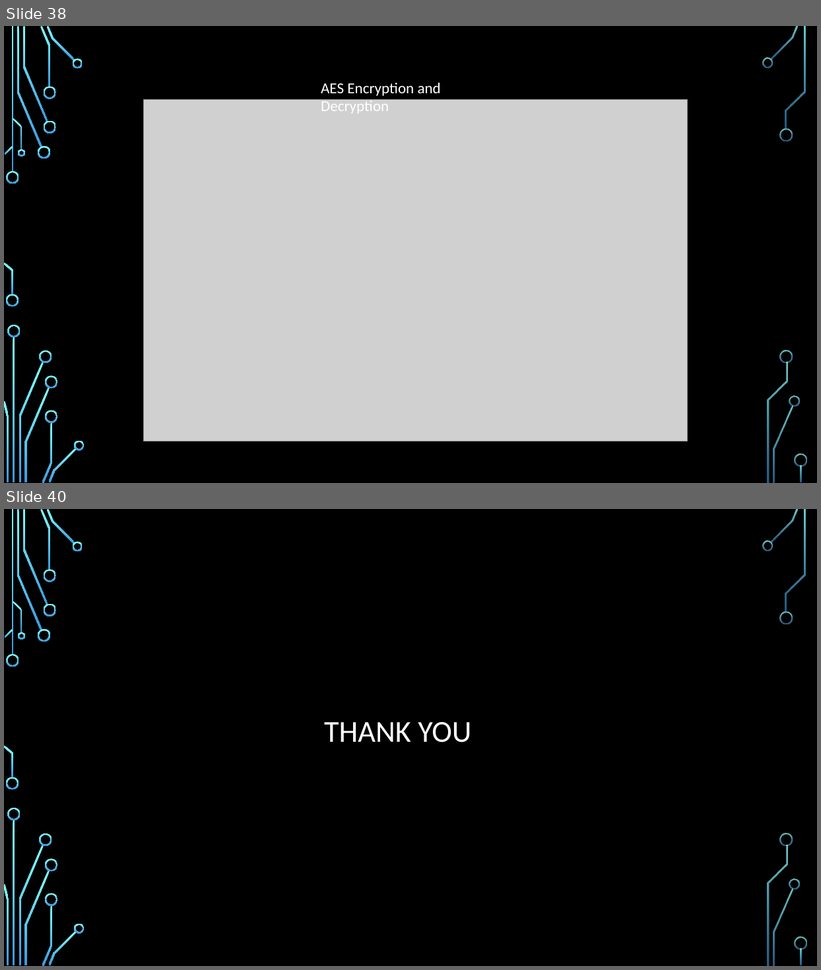
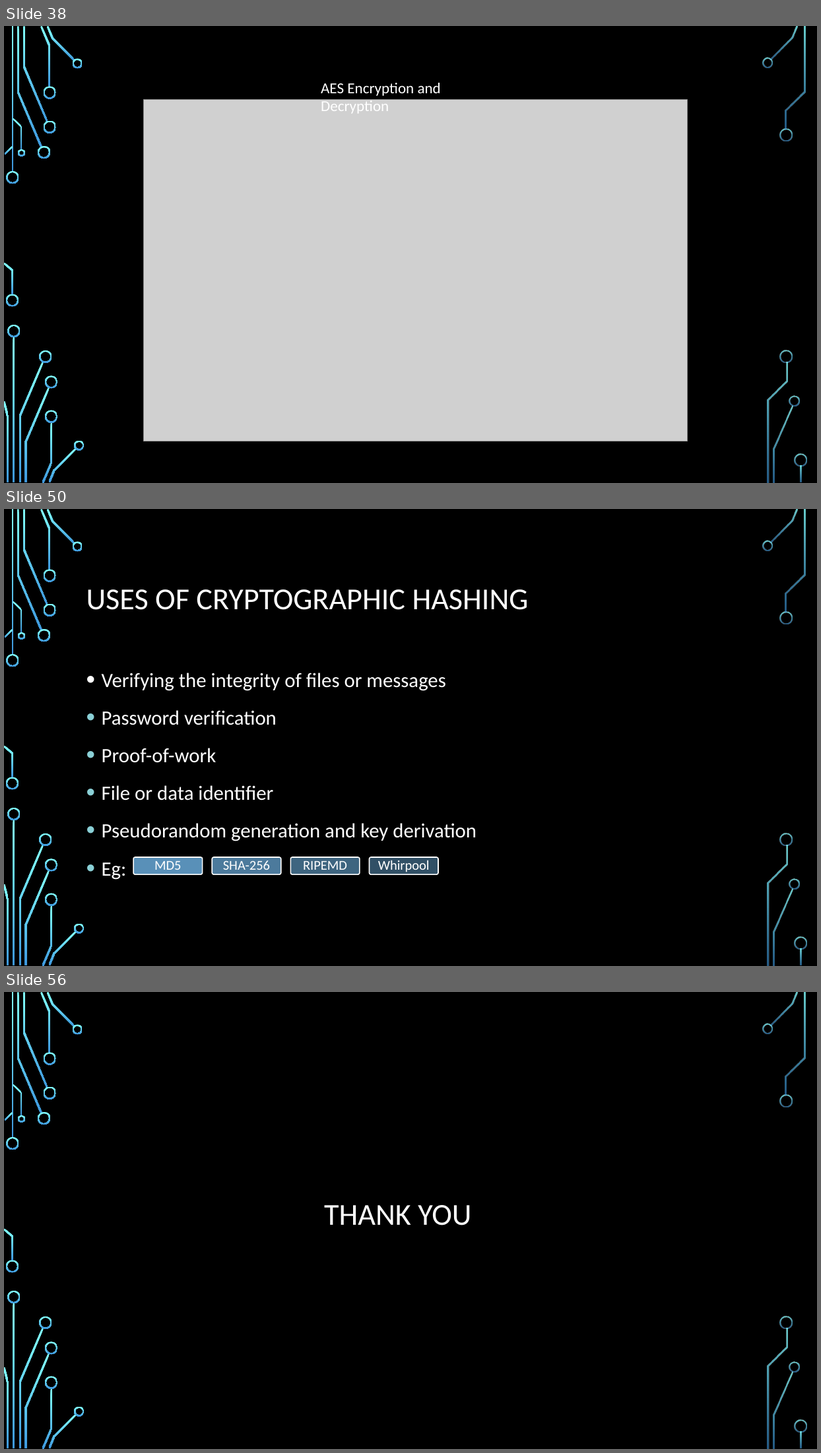
Before and after one commit to stevemann2705/meetup, a slide deck: Crypto.pptx. Shown one above the other, each under a label of ours: slides 38 and 40 before the commit, slides 38, 50 and 56 after it; the slides between them are not shown. The pictures are 821x970 and 821x1453 pixels, drawn with LibreOffice and Linux fonts; fonts in the diff are those of the drawing; grey boxes stand for pictures; background and template pictures are left out. Boxes give left, top, right and bottom in pixels: in the first picture for what was removed or moved away, otherwise in the second. Text is boxed around its words. In the diff, an @@ line names an element or a change of style, - is before the commit and + after.

Commit message:
ADDED: Key Exchange, Authentication, Hashing
Added slides explaining key exchange, authentication, hashing

```diff
--- a/Crypto.pptx
+++ b/Crypto.pptx
@@ slide 50 added at bbox=[4, 509, 817, 966], background picture (left out); not listed: 36 template elements that a slide beside it also shows @@
@@ title added at bbox=[86, 590, 529, 610], 36 pt, text #FFFFFF @@
+USES OF CRYPTOGRAPHIC HASHING
@@ text added at bbox=[102, 673, 477, 880], 24 pt, text #FFFFFF @@
+• Verifying the integrity of files or messages
+• Password verification
+• Proof-of-work
+• File or data identifier
+• Pseudorandom generation and key derivation
+• Eg:
@@ group added at bbox=[133, 857, 438, 875]: 4 rounded rectangles, 4 texts @@
+MD5
+SHA-256
+RIPEMD
+Whirpool
@@ what was slide 40 is now slide 56 @@
```
Also in this commit, not shown: 2 slides changed, 15 other slides added.
